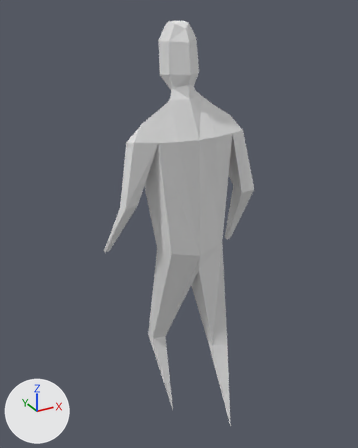
One commit to the Blender file Player.blend: the scene before it, then after it.
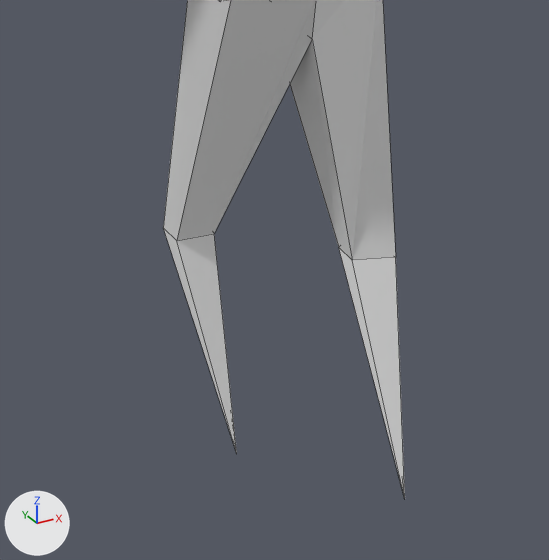
Old and new are each drawn whole from a camera (50 mm lens) standing at (-4.07, -6.93, 3.85) and looking at (-0.05, 0.38, 0.19) and again close up on the part from 26% to 78% of the width and 57% to 100% of the height. Arrows for +X, +Y and +Z are at lower left; the lights stay in place. The close-ups show mesh edges as thin lines.

Script lines for the objects in view, before the commit:
```python
me_cube = bpy.data.meshes.new('Cube')
me_cube.from_pydata(...)  # 99 vertices, 100 faces; spans x -1.38..1.06, y -0.66..0.95, z -4.14..3.64
me_cube.materials.append(mat_material)  # white #e7e7e7
ob_cube = bpy.data.objects.new('Cube', me_cube)
ob_cube.location = (0.0, 0.0, 0.0)
_m = ob_cube.modifiers.new('Subsurf', 'SUBSURF')
_m.levels = 0
_m.render_levels = 0
```
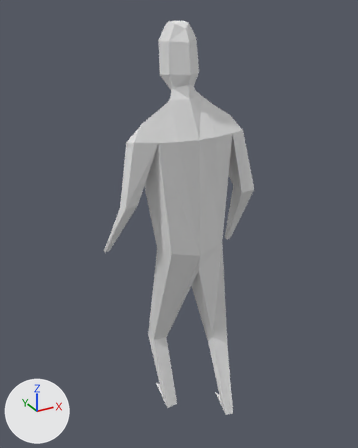
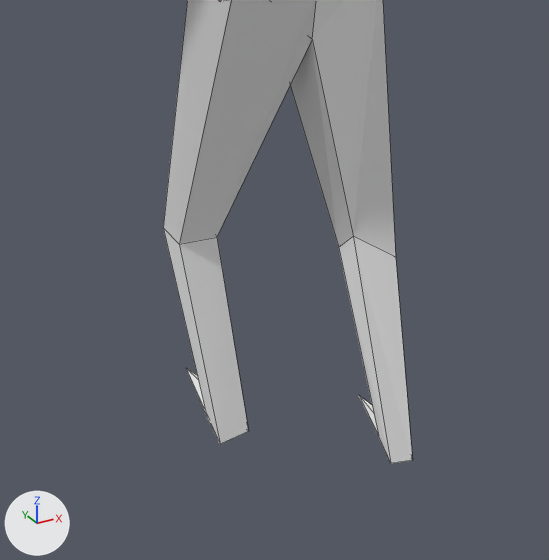
Changed parts and their boxes (x1, y1, x2, y2) in the close-ups (549 x 560 px):
'Cube', reshaped
    before: (163, 0, 405, 498)
    after: (163, 0, 412, 463)
part 1 of me_cube, built on
    before: (290, 0, 405, 498)
    after: (290, 0, 412, 463)
part 2 of me_cube, built on
    before: (163, 0, 316, 453)
    after: (163, 0, 316, 444)

The change in detail:
me_cube is used by ob_cube; location (0.0, 0.0, 0.0).
me_cube had 99 vertices, 100 faces and spanned x -1.38..1.06, y -0.66..0.95, z -4.14..3.64.
me_cube now has 109 vertices, 110 faces and spans x -1.38..1.06, y -0.66..1.11, z -3.96..3.64.
Part 1, on me_cube:
1 vertex is removed from x 0.6, y -0.66, z -4.14.
5 faces are deleted.
1 vertex moves from x 0.43, y -0.14, z -2.36 to x 0.43, y -0.14, z -2.16.
6 vertices are added at (0.67, 0.08, -3.81), (0.59, -0.41, -3.69), (0.68, -0.47, -3.67), (0.65, -0.66, -3.8), (0.5, -0.6, -3.8), (0.49, -0.46, -3.67).
10 new faces join them.
Part 2, on me_cube:
1 vertex is removed from x -0.26, y 0.26, z -4.1.
5 faces are deleted.
2 vertices move from x -0.48..-0.2, y 0.68..0.73, z -2.45..-2.44 to x -0.48..-0.2, y 0.64..0.68, z -2.45..-2.44.
6 vertices are added at (-0.24, 1.11, -3.96), (-0.41, 0.43, -3.84), (-0.13, 0.43, -3.8), (-0.27, 0.54, -3.8), (-0.16, 0.25, -3.92), (-0.39, 0.26, -3.95).
10 new faces join them.
